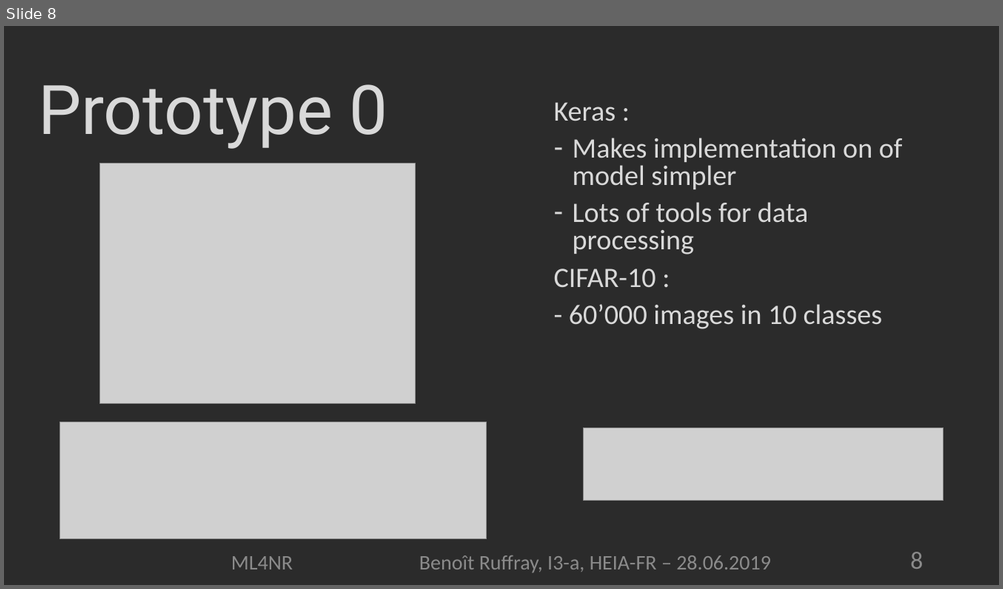
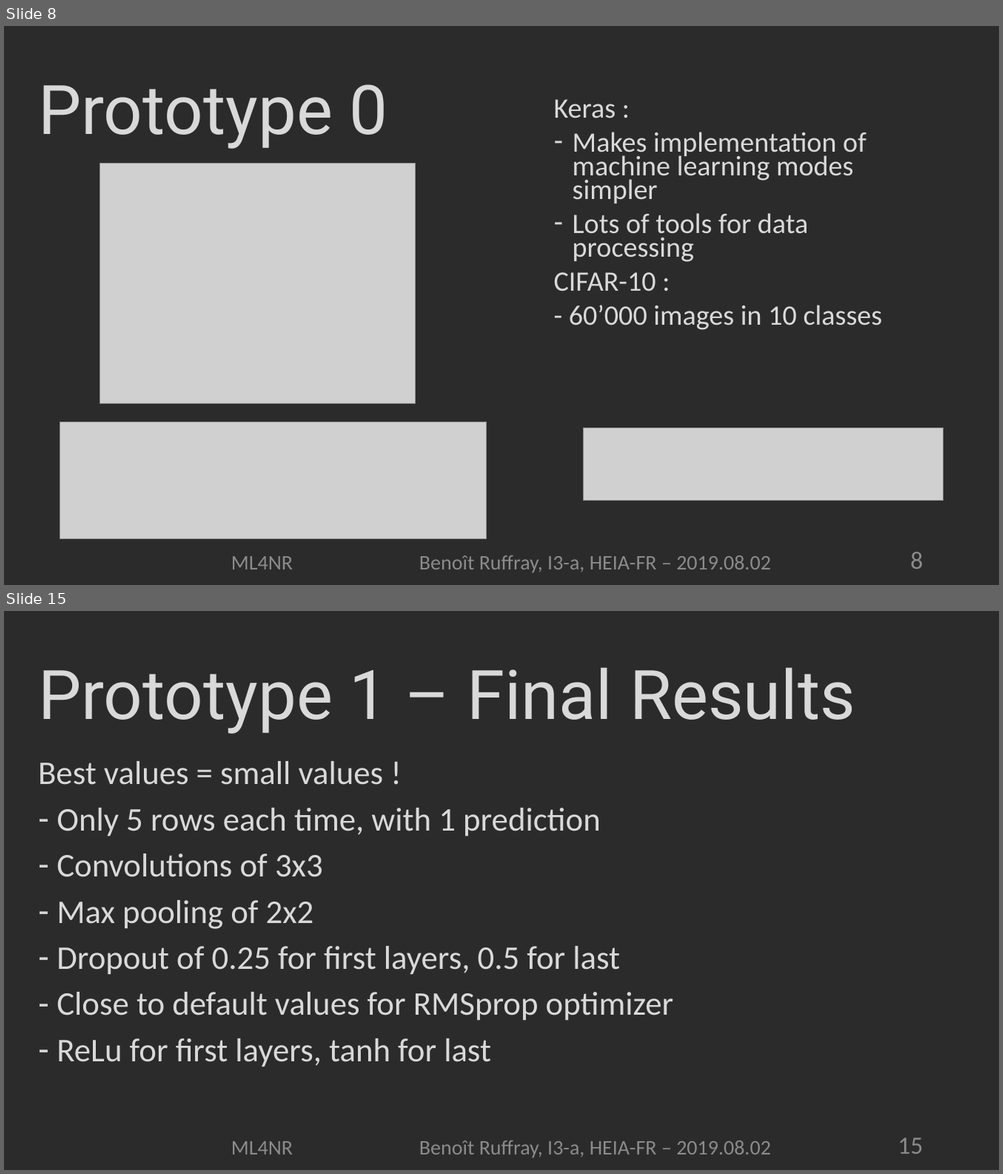
Before and after one commit to Johnatonb/IRENE, a slide deck: doc/presentation/ml4nr.pptx. Shown one above the other, each under a label of ours: slide 8 before the commit, slides 8 and 15 after it; the slides between them are not shown. The pictures are 1003x589 and 1003x1174 pixels, drawn with LibreOffice and Linux fonts; fonts in the diff are those of the drawing; grey boxes stand for pictures; background and template pictures are left out; a plain dark background stands for a picture behind light text. Boxes give left, top, right and bottom in pixels: in the first picture for what was removed or moved away, otherwise in the second. Text is boxed around its words. In the diff, an @@ line names an element or a change of style, - is before the commit and + after.

```diff
--- a/doc/presentation/ml4nr.pptx
+++ b/doc/presentation/ml4nr.pptx
@@ slide 15 added at (4, 611, 999, 1170), background picture (left out) @@
@@ title added at (38, 667, 855, 734), 66 pt, text #D9D9D9 @@
+Prototype 1 – Final Results
@@ text added at (38, 761, 674, 1067), 32 pt, text #D9D9D9 @@
+Best values = small values !
+– Only 5 rows each time, with 1 prediction
+– Convolutions of 3x3
+– Max pooling of 2x2
+– Dropout of 0.25 for first layers, 0.5 for last
+– Close to default values for RMSprop optimizer
+– ReLu for first layers, tanh for last
@@ text added at (231, 1141, 771, 1159), 20 pt, text #8C8C8C @@
+ML4NR Benoît Ruffray, I3-a, HEIA-FR – 2019.08.02
@@ page number added at (897, 1138, 922, 1154), 24 pt, text #8C8C8C @@
+15
@@ slide 8 changed as well @@
@@ text at (554, 99, 882, 330): line spacing 0.8 to 0.7 @@
@@ text at (572, 132, 866, 204): text changed @@
-– Makes implementation on of model simpler
+– Makes implementation of machine learning modes simpler
@@ text at (231, 556, 771, 574): text changed @@
-ML4NR Benoît Ruffray, I3-a, HEIA-FR – 28.06.2019
+ML4NR Benoît Ruffray, I3-a, HEIA-FR – 2019.08.02
```
Also in this commit, not shown: 9 other slides changed, 11 other slides added, 53 other files.
